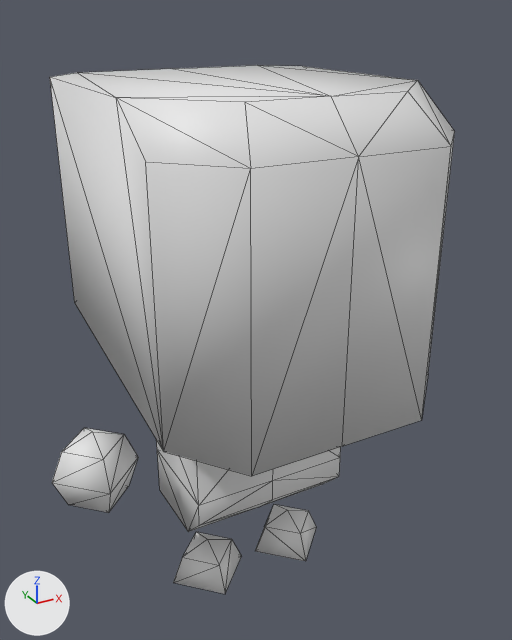
Renders of the glTF model entities/player/assets/player.glb from each side of a commit.
The view is the same before and after, from a 50 mm lens placed at (-0.553, -1.039, 1.054), pointed at (0.028, 0.017, 0.526). The axes (+X, +Y, +Z) are drawn at lower left. The lights are the same throughout. The older version comes first. Mesh edges are drawn as thin lines. Vertices at exactly the same position are counted once.

Script lines for the objects in view, before the commit:
```python
me_cube = bpy.data.meshes.new('Cube')
me_cube.from_pydata(...)  # 98 vertices, 172 faces; spans x -0.377..0.377, y -0.304..0.296, z 0.0..0.949
ob_body = bpy.data.objects.new('body', me_cube)
ob_body.location = (0.0, 0.0, 0.0)
```
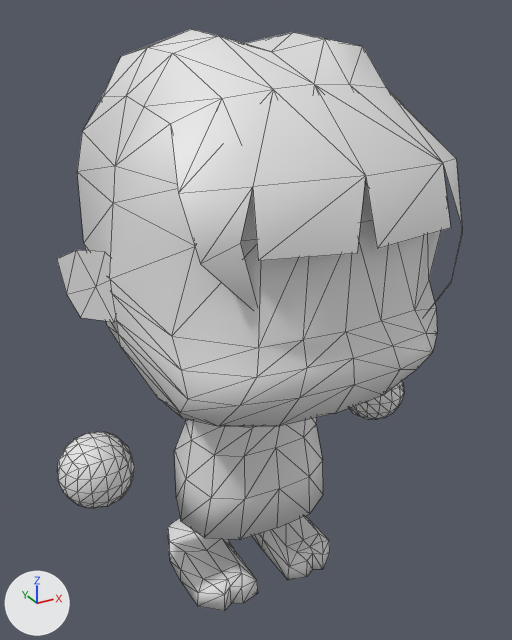
Edits to the scene script, one JSON object a line:
```json
{"block": "me_cube", "where": "# used by ob_body; location = (0.0, 0.0, 0.0)"}
{"block": "me_cube", "where": "# verts and faces of me_cube; kept vertices keep their numbers, new ones are numbered from 98"}
{"op": "remove", "block": "me_cube", "code": "me_cube.from_pydata(...)  # 98 vertices, 172 faces; spans x -0.377..0.377, y -0.304..0.296, z 0.0..0.949"}
{"op": "add", "block": "me_cube", "code": "me_cube.from_pydata(...)  # 561 vertices, 1066 faces; spans x -0.366..0.366, y -0.335..0.385, z -0.001..1.026"}
{"block": "me_cube", "change": "me_cube part 1: the loose piece of 27 vertices spanning x -0.152..0.152, y -0.099..0.099, z 0.153..0.536 is rebuilt with 66 vertices and now spans x -0.152..0.152, y -0.125..0.123, z 0.151..0.476"}
{"block": "me_cube", "change": "me_cube part 2: the loose piece of 25 vertices spanning x -0.251..0.251, y -0.304..0.296, z 0.446..0.949 is rebuilt with 197 vertices and now spans x -0.247..0.247, y -0.335..0.385, z 0.311..1.026"}
{"block": "me_cube", "change": "me_cube part 3: the loose piece of 14 vertices spanning x -0.377..-0.222, y -0.078..0.078, z 0.239..0.394 is rebuilt with 98 vertices and now spans x -0.366..-0.233, y -0.067..0.067, z 0.25..0.383"}
{"block": "me_cube", "change": "me_cube part 4: the loose piece of 14 vertices spanning x 0.222..0.377, y -0.078..0.078, z 0.239..0.394 is rebuilt with 98 vertices and now spans x 0.233..0.366, y -0.067..0.067, z 0.25..0.383"}
{"block": "me_cube", "change": "me_cube part 5: the loose piece of 9 vertices spanning x 0.016..0.171, y -0.078..0.078, z 0.0..0.078 is rebuilt with 42 vertices and now spans x 0.032..0.156, y -0.115..0.125, z -0.001..0.049"}
{"block": "me_cube", "change": "me_cube part 6: the loose piece of 9 vertices spanning x -0.171..-0.016, y -0.078..0.078, z 0.0..0.078 is rebuilt with 42 vertices and now spans x -0.156..-0.032, y -0.115..0.125, z -0.001..0.049"}
{"block": "me_cube", "change": "me_cube part 7"}
{"op": "add", "block": "me_cube", "code": "verts[107] = (-0.287, 0.045, 0.586)  # pixel (80, 317)"}
{"op": "add", "block": "me_cube", "code": "verts[108] = (-0.309, 0.071, 0.684)  # pixel (56, 258)"}
{"op": "add", "block": "me_cube", "code": "verts[109] = (-0.202, -0.038, 0.614)"}
{"op": "add", "block": "me_cube", "code": "verts[110] = (-0.247, 0.01, 0.704)  # pixel (104, 251)"}
{"op": "add", "block": "me_cube", "code": "verts[111] = (-0.244, 0.002, 0.585)  # pixel (114, 322)"}
{"op": "add", "block": "me_cube", "code": "verts[112] = (-0.302, 0.062, 0.625)  # pixel (66, 294)"}
{"op": "add", "block": "me_cube", "code": "verts[113] = (-0.283, 0.045, 0.702)  # pixel (76, 250)"}
{"op": "add", "block": "me_cube", "code": "verts[114] = (-0.221, -0.017, 0.673)"}
{"op": "add", "block": "me_cube", "code": "verts[115] = (-0.263, 0.024, 0.644)  # pixel (95, 286)"}
{"op": "add", "block": "me_cube", "code": "faces += [(110, 115, 114), (110, 113, 115), (109, 114, 111), (111, 114, 115), (107, 111, 115), (107, 115, 112)]"}
{"op": "add", "block": "me_cube", "code": "faces += [(112, 115, 113), (108, 112, 113)]"}
{"block": "me_cube", "change": "other edits to the shape of me_cube do not show in these pictures"}
```

Where the change shows, as pixel boxes (x1, y1, x2, y2) in the pictures (512 x 640 px):
```json
{"object": "body", "change": "reshaped", "before": [50, 65, 455, 594], "after": [57, 29, 462, 611], "on screen": "10% taller"}
{"part": 1, "of": "me_cube", "change": "rebuilt", "before": [156, 440, 341, 532], "after": [174, 418, 323, 540]}
{"part": 2, "of": "me_cube", "change": "rebuilt", "before": [50, 65, 455, 476], "after": [77, 29, 462, 426]}
{"part": 3, "of": "me_cube", "change": "rebuilt", "before": [52, 428, 138, 513], "after": [57, 431, 135, 508], "on screen": "9% narrower, 9% shorter"}
{"part": 4, "of": "me_cube", "change": "rebuilt", "after": [349, 380, 404, 420], "on screen": "not visible before"}
{"part": 5, "of": "me_cube", "change": "rebuilt", "before": [255, 504, 316, 561], "after": [252, 516, 330, 580]}
{"part": 6, "of": "me_cube", "change": "rebuilt", "before": [173, 532, 241, 594], "after": [168, 518, 258, 611], "on screen": "32% wider, 49% taller"}
{"part": 7, "of": "me_cube", "change": "added", "after": [57, 250, 116, 322]}
```
